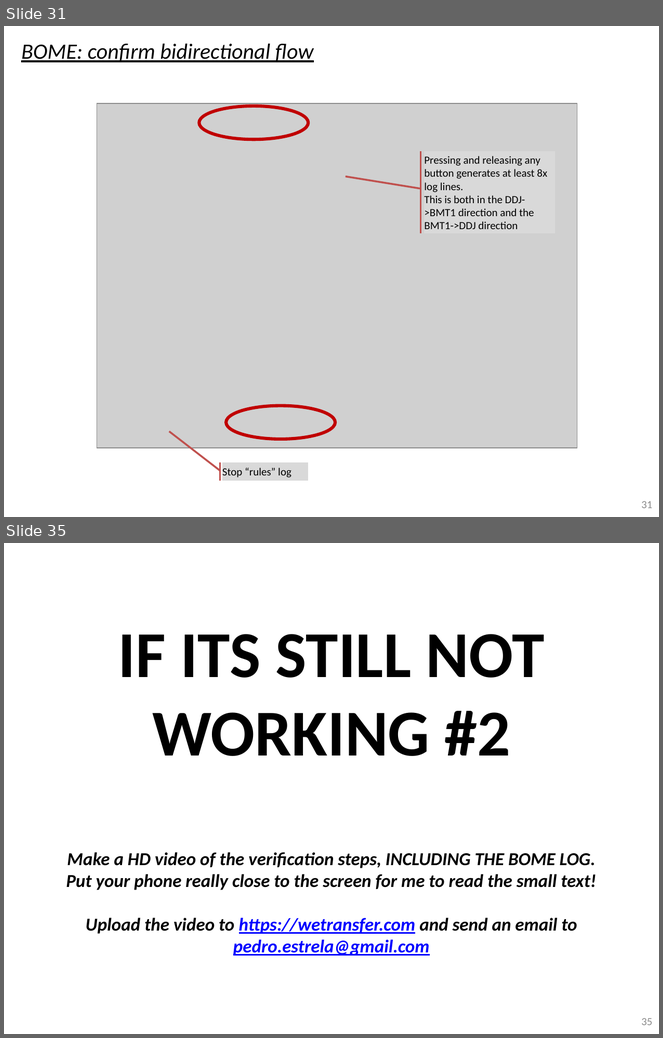
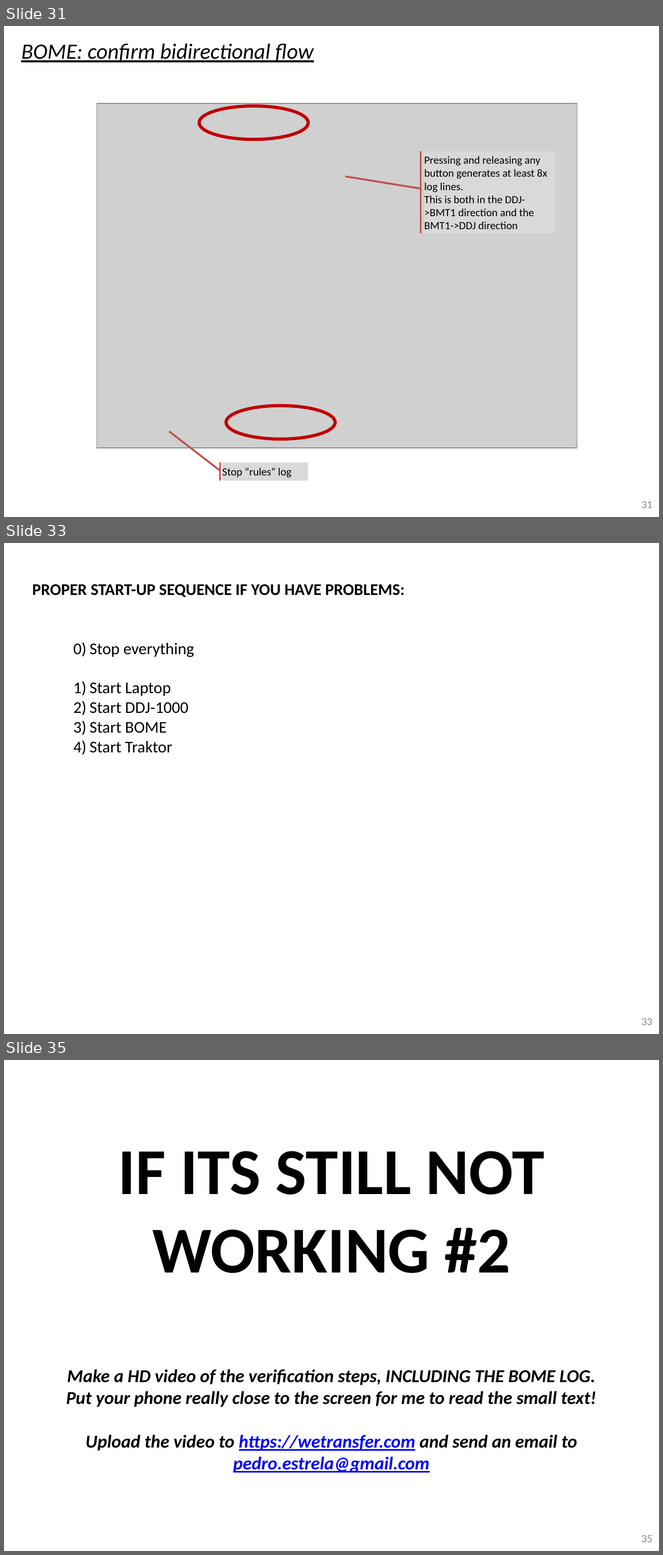
Before and after one commit to pestrela/music, a slide deck: traktor/mapping_ddj_1000/Support files/Source files/DDJ-1000 - Installation Guide.pptx. Shown one above the other, each under a label of ours: slides 31 and 35 before the commit, slides 31, 33 and 35 after it; the slides between them are not shown. The pictures are 663x1038 and 663x1555 pixels, drawn with LibreOffice and Linux fonts; fonts in the diff are those of the drawing; grey boxes stand for pictures. Boxes give left, top, right and bottom in pixels: in the first picture for what was removed or moved away, otherwise in the second. Text is boxed around its words. In the diff, an @@ line names an element or a change of style, - is before the commit and + after.

```diff
--- a/traktor/mapping_ddj_1000/Support files/Source files/DDJ-1000 - Installation Guide.pptx
+++ b/traktor/mapping_ddj_1000/Support files/Source files/DDJ-1000 - Installation Guide.pptx
@@ slide 33 added at (4, 543, 659, 1034), background #FFFFFF @@
@@ text added at (32, 584, 405, 753), 18 pt, text #000000 @@
+PROPER START-UP SEQUENCE IF YOU HAVE PROBLEMS:
+  10) Stop everything
+  11) Start Laptop
+  12) Start DDJ-1000
+  13) Start BOME
+  14) Start Traktor
@@ rectangle added at (60, 636, 72, 805), fill #FFFFFF, outline #FFFFFF 2 pt @@
@@ page number added at (642, 1018, 652, 1026), 12 pt, text #8C8C8C @@
+33
```
Also in this commit, not shown: 6 slides changed, 2 other slides added, 8 other files.
